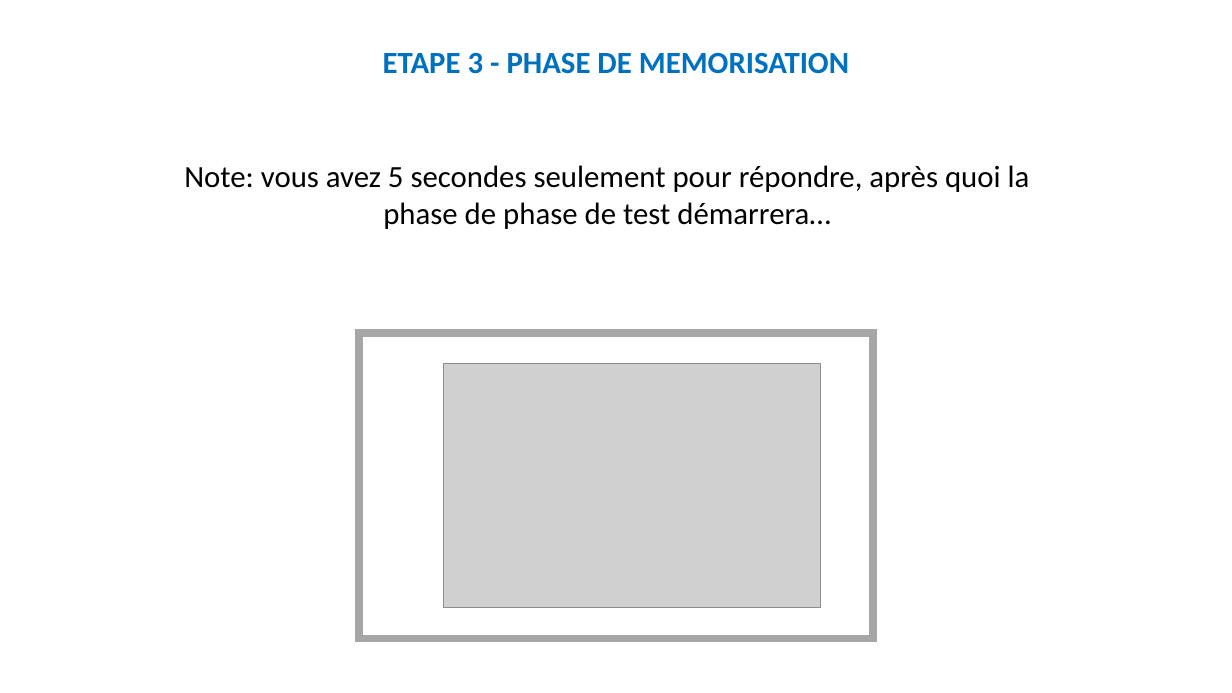
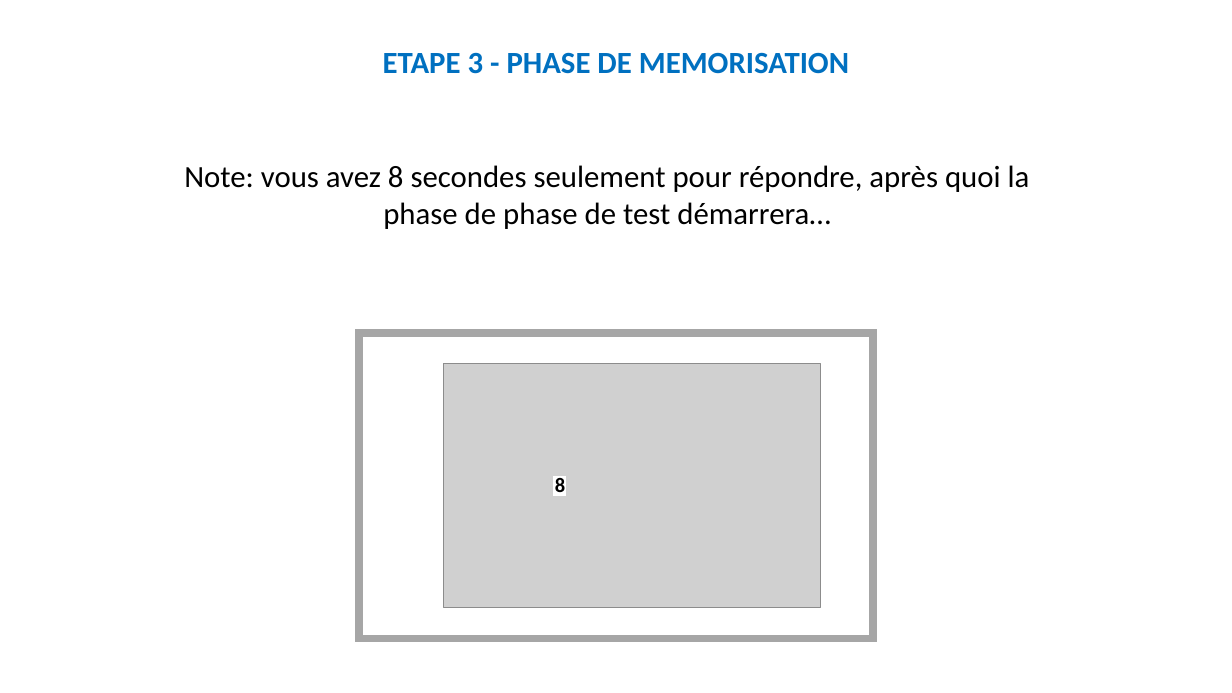
Before and after one commit to MBB-team/Online_Testing, a slide deck: slide 23 of src/SE_glioma/Stimuli/Instructions_new_patient.pptx. Drawn at 1232x693 pixels with LibreOffice and Linux fonts; fonts in the diff are those of the drawing; grey boxes stand for pictures. Boxes give left, top, right and bottom in pixels: in the first picture for what was removed or moved away, otherwise in the second. Text is boxed around its words. In the diff, an @@ line names an element or a change of style, - is before the commit and + after.

```diff
--- a/src/SE_glioma/Stimuli/Instructions_new_patient.pptx
+++ b/src/SE_glioma/Stimuli/Instructions_new_patient.pptx
@@ text at (184, 165, 1030, 229): text changed @@
-Note: vous avez 5 secondes seulement pour répondre, après quoi la phase de phase de test démarrera…
+Note: vous avez 8 secondes seulement pour répondre, après quoi la phase de phase de test démarrera…
@@ rectangle added at (554, 477, 566, 495), fill #FFFFFF, outline #FFFFFF 1 pt @@
@@ text added at (555, 476, 565, 496), 16 pt, text #000000, bold @@
+8
```
Also in this commit, not shown: 6 other slides changed, 1 slide removed, 34 other files.
